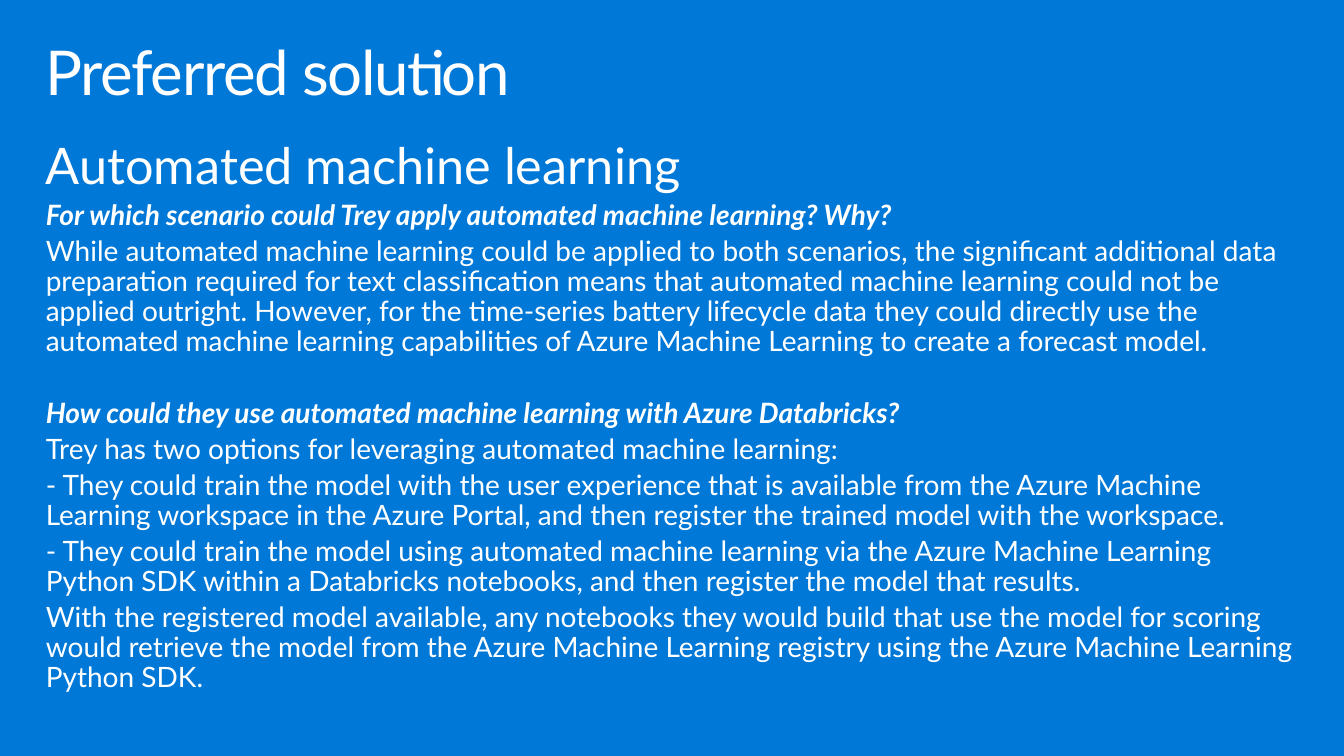
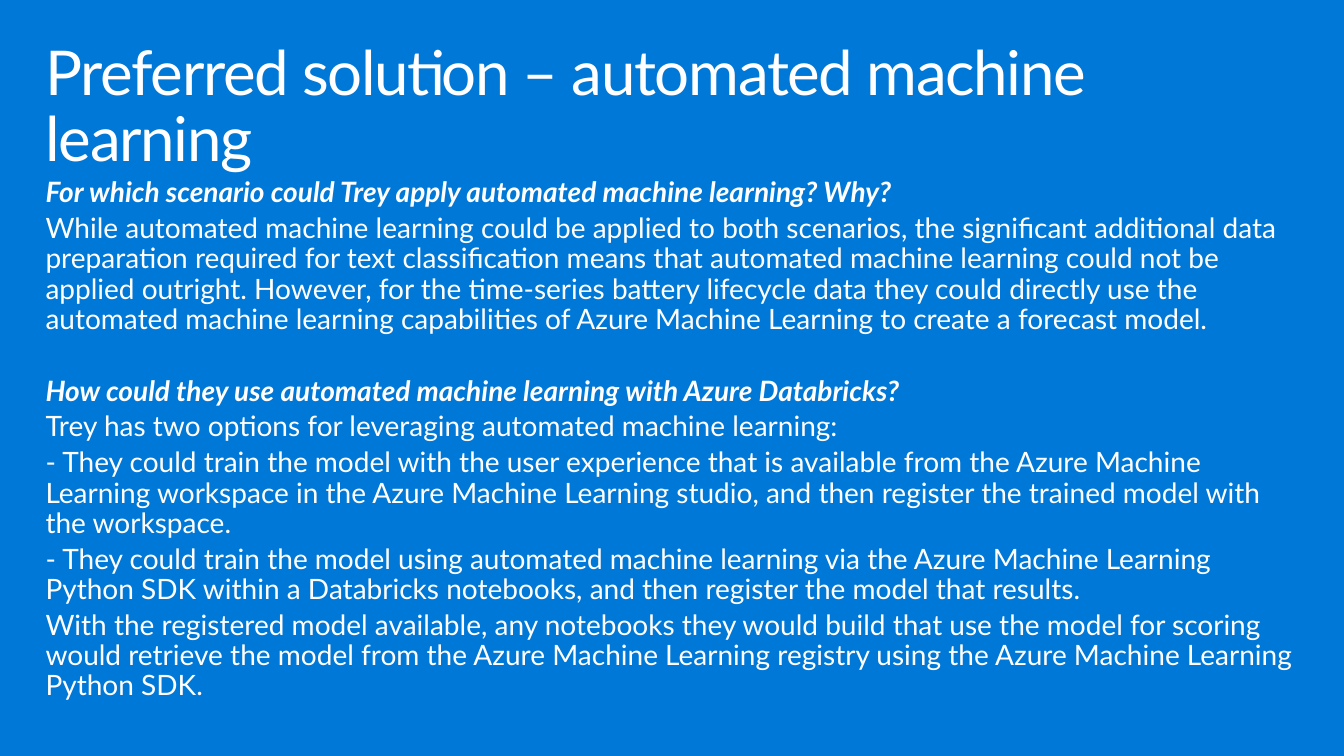
Before and after one commit to ocplatest/MCW-Machine-Learning, a slide deck: slide 21 of Whiteboard design session/WDS trainer presentation - Machine Learning.pptx. Drawn at 1344x756 pixels with LibreOffice and Linux fonts; fonts in the diff are those of the drawing. Boxes give left, top, right and bottom in pixels: in the first picture for what was removed or moved away, otherwise in the second. Text is boxed around its words. In the diff, an @@ line names an element or a change of style, - is before the commit and + after.

```diff
--- a/Whiteboard design session/WDS trainer presentation - Machine Learning.pptx
+++ b/Whiteboard design session/WDS trainer presentation - Machine Learning.pptx
@@ title at <box>46,49,1086,173</box>: text changed @@
-Preferred solution
+Preferred solution – automated machine learning
@@ text at <box>46,147,680,193</box>: paragraph removed @@
-Automated machine learning
@@ text "For which scenario could Trey ...": place and size @@
-text "For which scenario could Trey ..." at <box>46,147,1292,692</box>
+text "For which scenario could Trey ..." at <box>46,181,1292,700</box>
@@ text at <box>46,451,1260,538</box>: text changed @@
-- They could train the model with the user experience that is available from the Azure Machine Learning workspace in the Azure Portal, and then register the trained model with the workspace.
+- They could train the model with the user experience that is available from the Azure Machine Learning workspace in the Azure Machine Learning studio, and then register the trained model with the workspace.
```
Also in this commit, not shown: 20 other slides changed, 3 other files.
